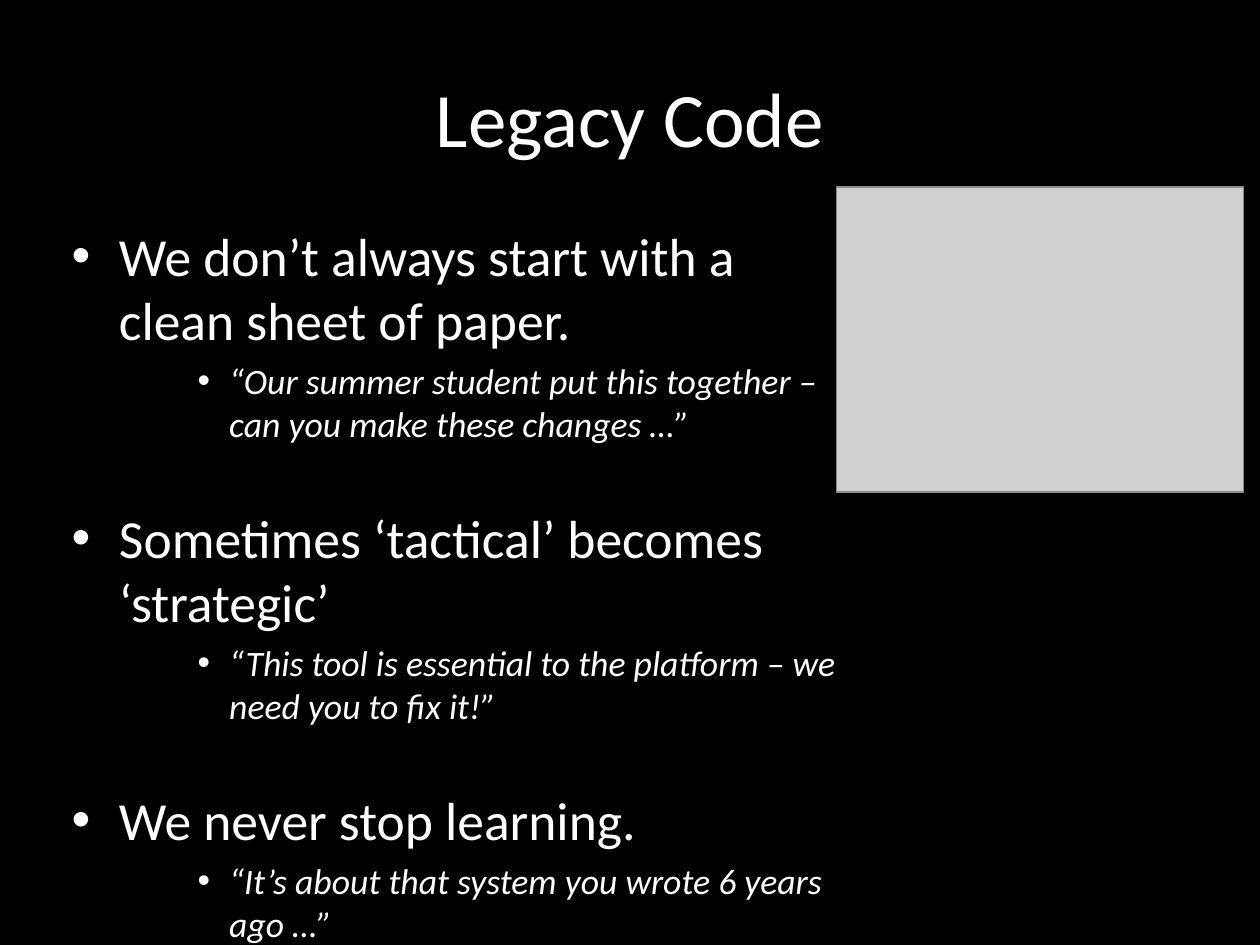
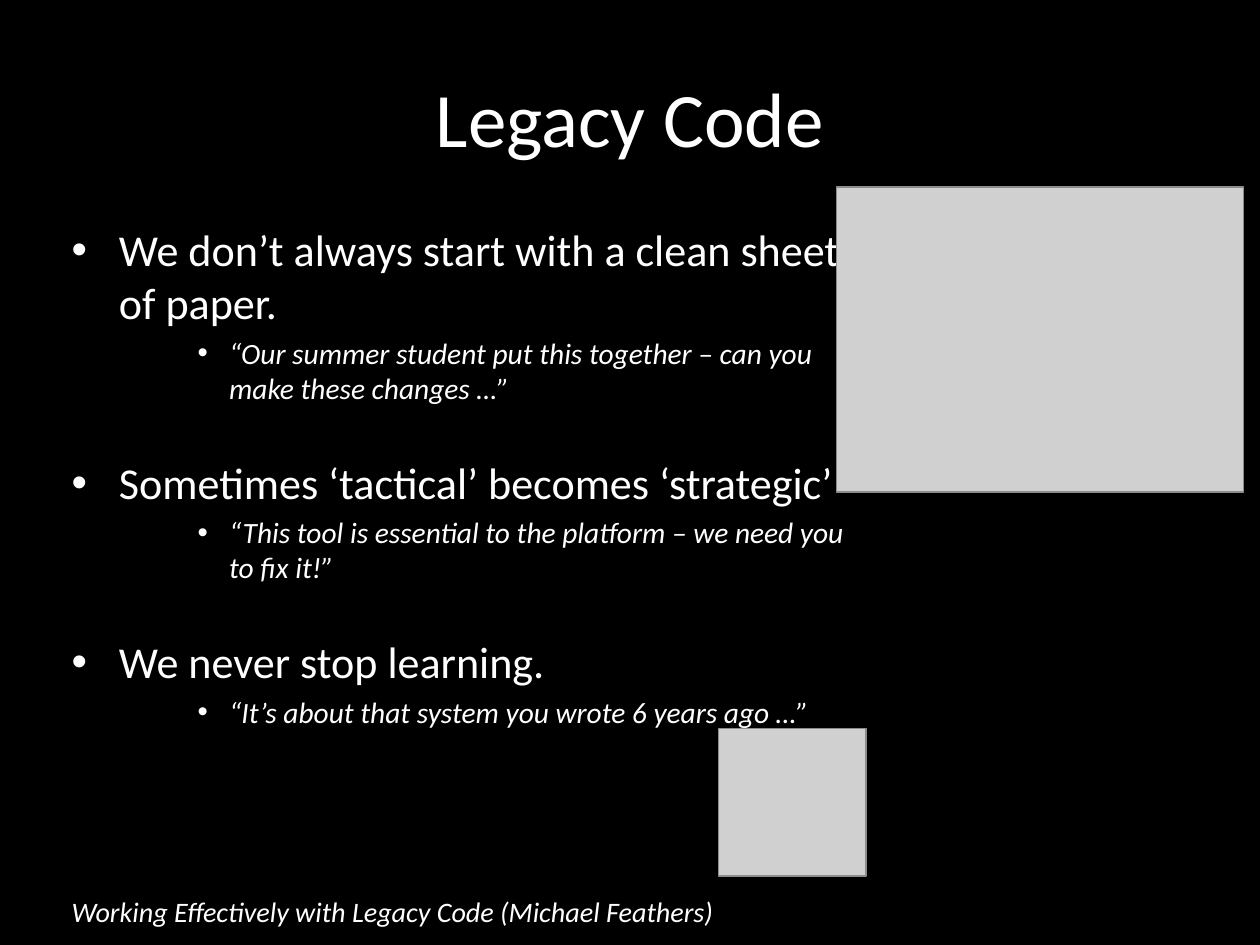
Before and after one commit to tonybaines/retrofitting-tests, a slide deck: slide 2 of presentation/Retrofitting Tests.pptx. Drawn at 1260x945 pixels with LibreOffice and Linux fonts; fonts in the diff are those of the drawing; grey boxes stand for pictures; background and template pictures are left out. Boxes give left, top, right and bottom in pixels: in the first picture for what was removed or moved away, otherwise in the second. Text is boxed around its words. In the diff, an @@ line names an element or a change of style, - is before the commit and + after.

Commit message:
Savepoint

```diff
--- a/presentation/Retrofitting Tests.pptx
+++ b/presentation/Retrofitting Tests.pptx
@@ text at [119, 230, 843, 730]: size 30.6 to 25.2 pt in "We don’t always start with a clean ...", "Sometimes ‘tactical’ becomes ‘strategic’", "We never stop learning."; size 20.4 to 16.8 pt in "“Our summer student put this together – ...", "“This tool is essential to the platform ...", "“It’s about that system you wrote 6 ..."; less space between paragraphs @@
@@ picture added at [718, 728, 866, 876] @@
@@ text at [72, 901, 713, 927]: paragraph added @@
+Working Effectively with Legacy Code (Michael Feathers)
```
